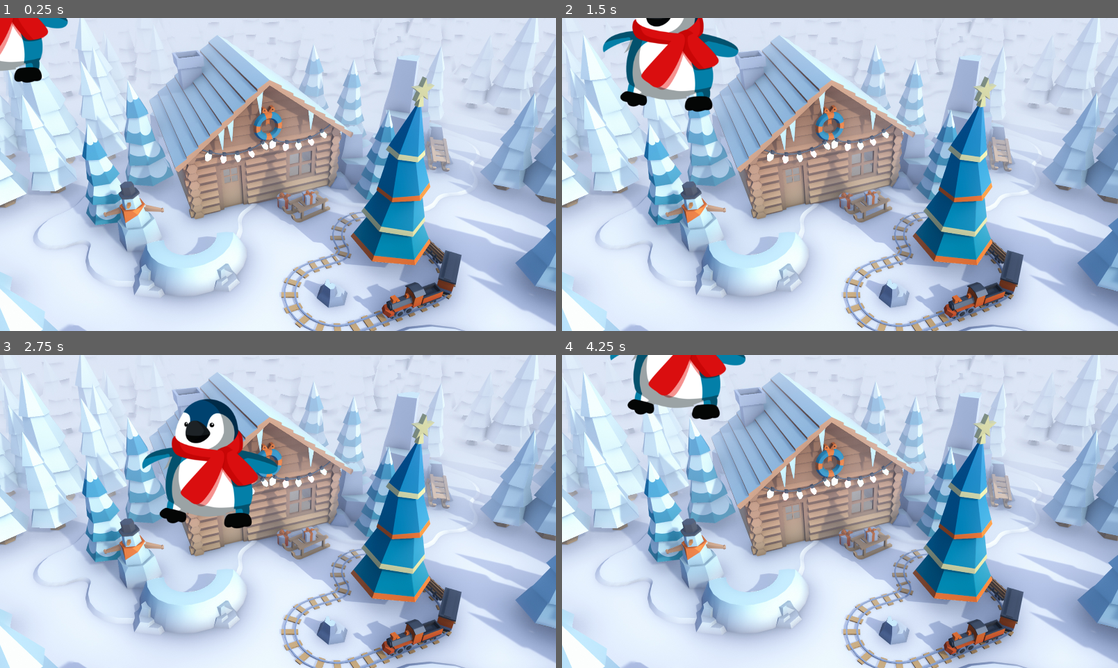
Above: before the commit, frames 1-4 (two rows, left to right).
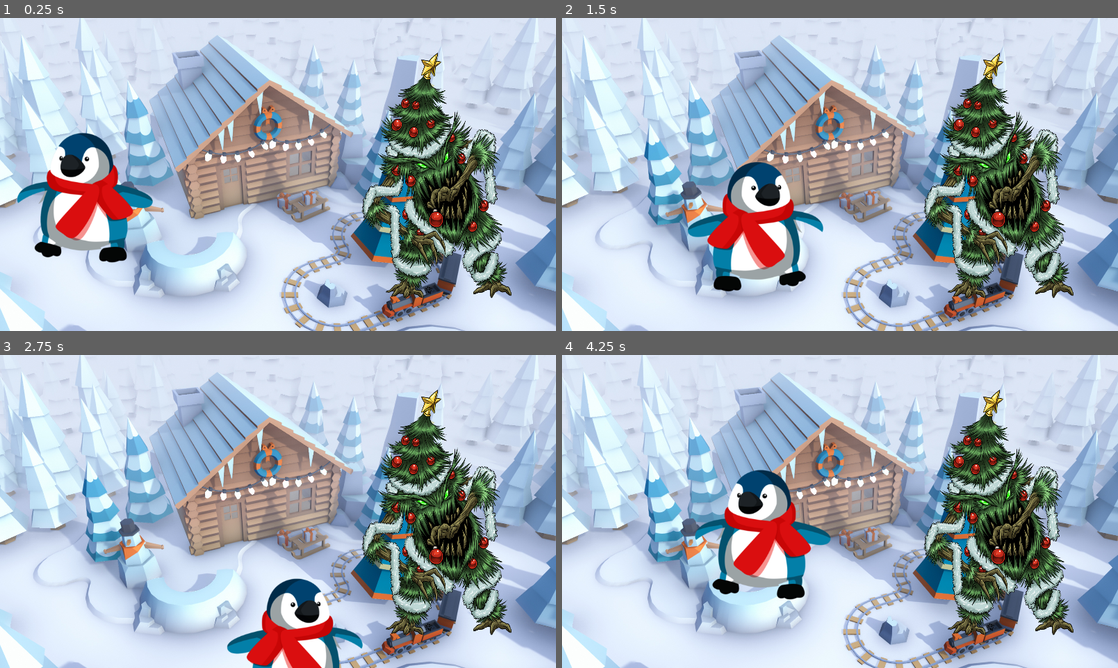
Above: after the commit, the same moments.

Repository: juvazquezquijada/Julio-VQ-Semester01-Performance-Task
Game: Godot game, scene res://world.tscn
Two runs of this game, one before a commit and one after it. Both use one fixed random seed, a clock stepped at 60 frames per second and the inputs below.
Inputs:
- Up to frame 1 (0.25 s): no input
- Up to frame 2 (1.5 s): tap Enter at 0.5 s; hold D (move_right) 0.53-1.28 s; hold S (move_down) from 1.28 s (still down)
- Up to frame 3 (2.75 s): release S (move_down) at 2.03 s; hold D (move_right) from 2.03 s (still down)
- Up to frame 4 (4.25 s): release D (move_right) at 2.78 s; hold W (move_up) 2.78-3.53 s; hold A (move_left) from 3.53 s (still down)

The runs differ from the first frame. In frame 1, 18% of the frame differs, in the area x 0-92%, y 0-90%; in frame 2, 21%, in the area x 7-92%, y 0-90%; in frame 3, 20%; in frame 4, 19%.

Commit message:
player sprite changes direction

Diff:
--- a/assets/scene/ENEMY.tscn
+++ b/assets/scene/ENEMY.tscn
@@ -14,5 +14,5 @@
 shape = SubResource("CapsuleShape2D_dy781")
 
 [node name="Sprite2D" type="Sprite2D" parent="."]
-scale = Vector2(0.5, 0.5)
+scale = Vector2(-0.419999, 0.5)
 texture = ExtResource("1_178cw")
--- a/assets/script/PLAYER.gd
+++ b/assets/script/PLAYER.gd
@@ -2,7 +2,7 @@
 
 @export var speed = 5
 # Called when the node enters the scene tree for the first time.
-
+@onready var sprite = $Sprite2D
 # Called every frame. 'delta' is the elapsed time since the previous frame.
 func _process(velocity):
 	velocity = Vector2.ZERO
@@ -16,7 +16,8 @@
 		velocity.y += 1
 	if Input.is_action_pressed("move_left"):
 		velocity.x -= 1
+		sprite.scale.x = 1
 	if Input.is_action_pressed("move_right"):
 		velocity.x += 1
-
+		sprite.scale.x = -1
 	position += velocity * speed
--- a/world.tscn
+++ b/world.tscn
@@ -1,7 +1,8 @@
-[gd_scene load_steps=3 format=3 uid="uid://duemjd0qhekrw"]
+[gd_scene load_steps=4 format=3 uid="uid://duemjd0qhekrw"]
 
 [ext_resource type="Texture2D" uid="uid://bwmny50vdxvr1" path="res://assets/wallpaperCabin.jpg" id="1_85gfb"]
 [ext_resource type="PackedScene" uid="uid://dm3fbghtbis15" path="res://assets/scene/PLAYER.tscn" id="2_o307v"]
+[ext_resource type="PackedScene" uid="uid://ccv2k1v5h07jr" path="res://assets/scene/ENEMY.tscn" id="3_u6sel"]
 
 [node name="World" type="Node2D"]
 
@@ -11,3 +12,7 @@
 centered = false
 
 [node name="PLAYER" parent="." instance=ExtResource("2_o307v")]
+position = Vector2(176, 372)
+
+[node name="Enemy" parent="." instance=ExtResource("3_u6sel")]
+position = Vector2(902, 326)
